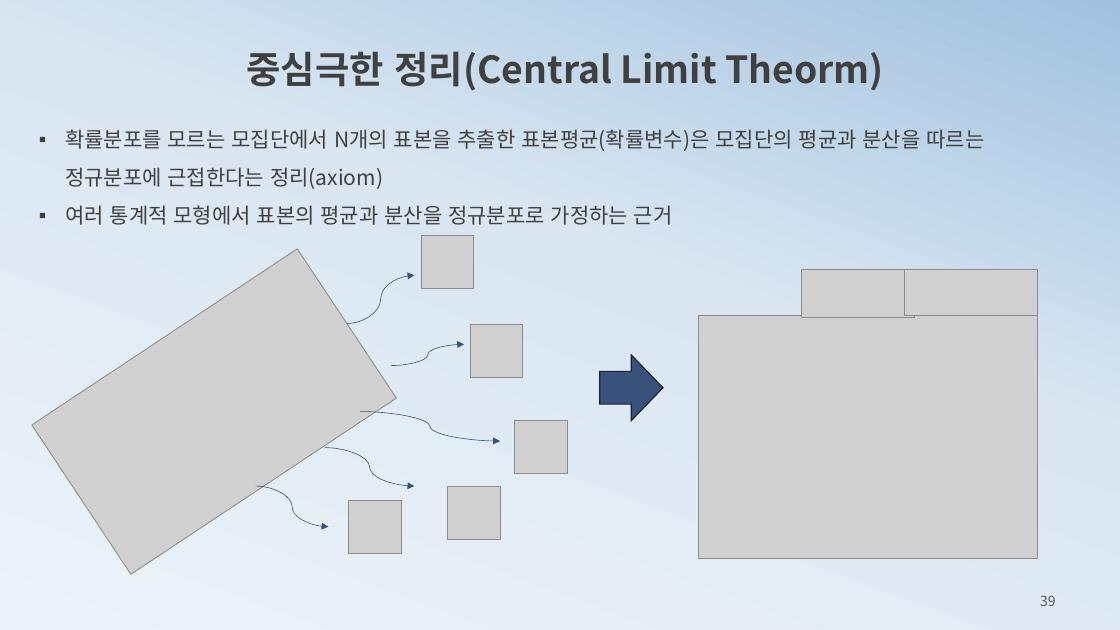
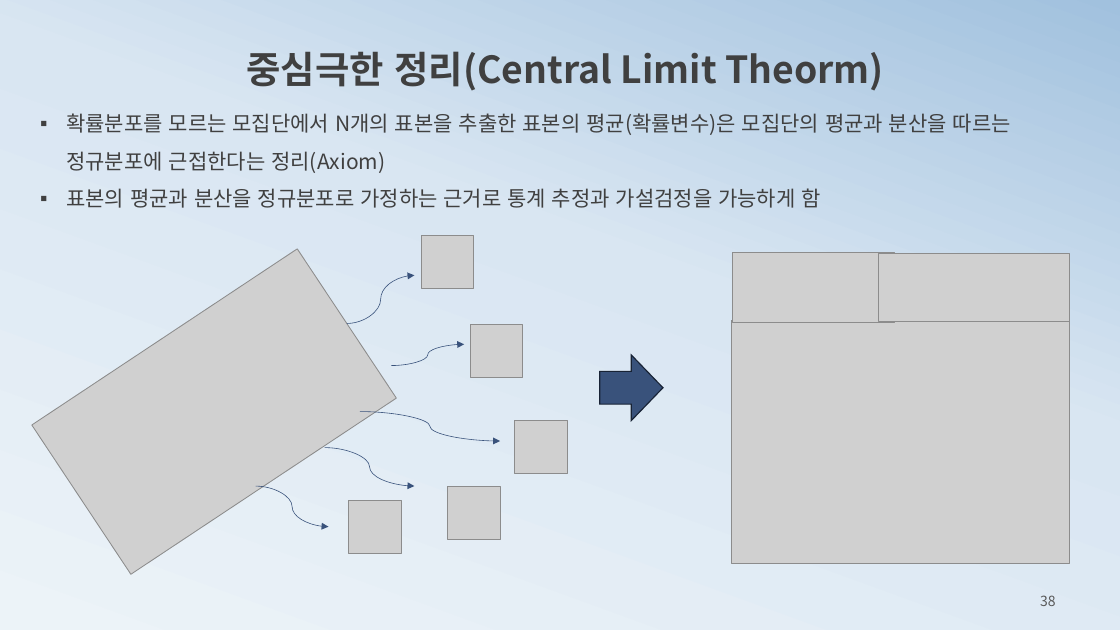
Before and after one commit to ancestor9/mathematics-for-machine-learning, a slide deck: slide 38 of 3_probability theory for machine learning.pptx (slide 39 before the commit). Drawn at 1120x630 pixels with LibreOffice and Linux fonts; fonts in the diff are those of the drawing; grey boxes stand for pictures. Boxes give left, top, right and bottom in pixels: in the first picture for what was removed or moved away, otherwise in the second. Text is boxed around its words. In the diff, an @@ line names an element or a change of style, - is before the commit and + after.

```diff
--- a/3_probability theory for machine learning.pptx
+++ b/3_probability theory for machine learning.pptx
@@ text at box(66, 113, 1011, 208): text changed @@
-▪ 확률분포를 모르는 모집단에서 N개의 표본을 추출한 표본평균(확률변수)은 모집단의 평균과 분산을 따르는 정규분포에 근접한다는 정리(axiom)
-▪ 여러 통계적 모형에서 표본의 평균과 분산을 정규분포로 가정하는 근거
+▪ 확률분포를 모르는 모집단에서 N개의 표본을 추출한 표본의 평균(확률변수)은 모집단의 평균과 분산을 따르는 정규분포에 근접한다는 정리(Axiom)
+▪ 표본의 평균과 분산을 정규분포로 가정하는 근거로 통계 추정과 가설검정을 가능하게 함
@@ picture: place and size @@
-picture at box(802, 269, 913, 318)
+picture at box(732, 253, 894, 323)
@@ picture: place and size @@
-picture at box(905, 269, 1037, 316)
+picture at box(878, 253, 1070, 321)
@@ picture: place and size @@
-picture at box(699, 315, 1038, 558)
+picture at box(731, 320, 1070, 563)
```
Also in this commit, not shown: 1 slide removed, 2 other files.
